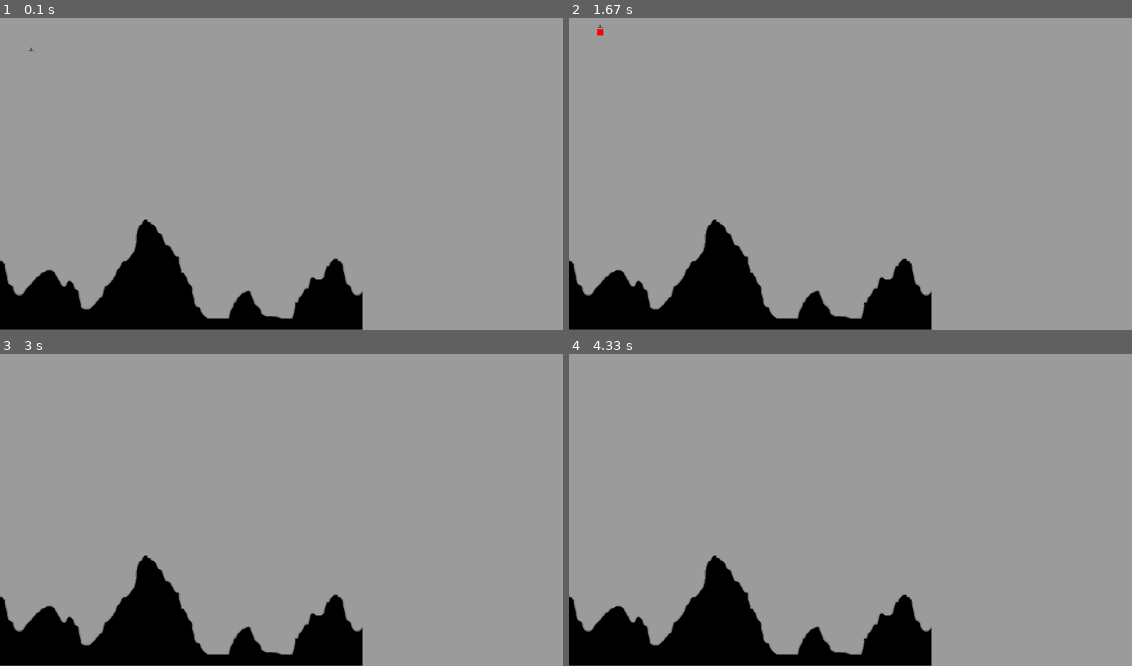
Above: before the commit, frames 1-4 (two rows, left to right).
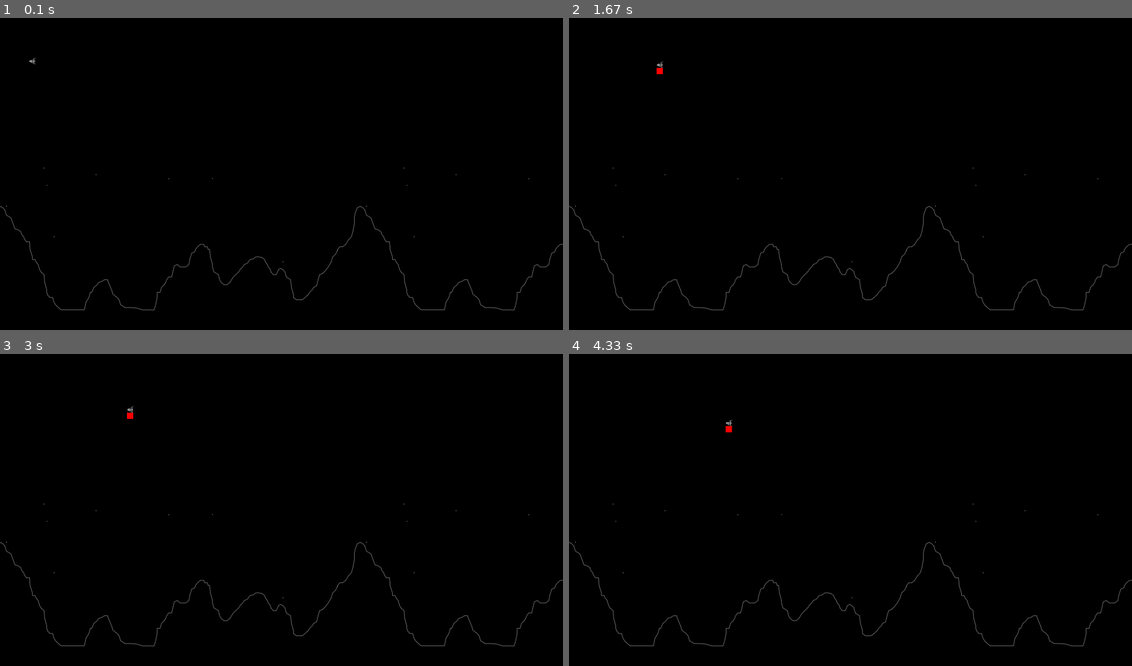
Above: after the commit, the same moments.

Repository: agmui/random_stuff
Game: pygame game, started from LM_game/LM_game.py
Two runs of this game, one before a commit and one after it. Both use one fixed random seed, a clock stepped at 60 frames per second and the inputs below.
Inputs:
- Up to frame 1 (0.1 s): no input
- Up to frame 2 (1.67 s): hold Up 0.33-0.8 s; hold Up 0.83-1.2 s; hold Up 1.23-1.53 s; hold Up from 1.57 s (still down)
- Up to frame 3 (3 s): release Up at 1.93 s; hold Up 1.97-2.27 s; hold Up 2.3-2.67 s; hold Up from 2.7 s (still down)
- Up to frame 4 (4.33 s): release Up at 3 s; hold Up 3.03-3.4 s; hold Up 3.43-3.73 s; hold Up 3.77-4.13 s; hold Up from 4.17 s (still down)

The runs differ from the first frame. In frame 1, 91% of the frame differs, in the area x 0-100%, y 0-100%; in frame 2, 91%; in frame 3, 91%; in frame 4, 91%.

Commit message:
fixed then broke collision

Diff:
--- a/LM_game/LM_game.py
+++ b/LM_game/LM_game.py
@@ -1,5 +1,7 @@
 import math
 import os
+import time
+
 import pygame as py
 
 py.init()
@@ -10,25 +12,24 @@
 fire = False
 t = 1 / 60
 thrust = 20
+grav = 8.8
 
-
-class Player:  # (py.sprite.Sprite):
+class Player:
     def __init__(self, fuel):
-        # py.sprite.Sprite.__init__(self)
-        self.pos = [100, 100]
-        self.angle = 90
-        self.v = [0, 100]  # ts
-        self.acc = [0, 9.81]  # has to be not negative cuz py window
+        self.angle = 180
+        self.v = [130, 0]
+        self.acc = [0, grav]  # has to be not negative cuz py window
+        self.scale = .035
         self.fuel = fuel
         self.image = py.image.load(os.path.join("assets", "LM.png"))
-        self.mask = py.mask.from_surface(self.image)
-        # self.img_player_rect = self.image.get_rect()
-        # self.img_player_rect.topleft = (self.pos[0], self.pos[1])
-        # self.rect = self.image.get_rect(center=(self.pos[0], self.pos[1]))
+        self.scaled_img = py.transform.rotozoom(self.image, self.angle - 90, self.scale)
+        self.mask = py.mask.from_surface(self.image).scale((self.scaled_img.get_width(), self.scaled_img.get_height()))
+        self.pos = [100 - self.scaled_img.get_width() / 2, 150 - self.scaled_img.get_height() / 2]
 
-    def draw(self, fire_, scale=0.035):
-        img = py.transform.rotozoom(self.image, self.angle - 90, scale)
-        GD.blit(img, (self.pos[0] - img.get_width() / 2, self.pos[1] - img.get_height() / 2))
+    def draw(self, fire_):
+        self.scaled_img = py.transform.rotozoom(self.image, self.angle - 90, self.scale)
+        GD.blit(self.scaled_img,
+                (self.pos[0] - self.scaled_img.get_width() / 2, self.pos[1] - self.scaled_img.get_height() / 2))
         if fire_:
             py.draw.rect(GD, (255, 0, 0), py.Rect(self.pos[0] - 10, self.pos[1] + 10, 20, 20))
 
@@ -46,32 +47,34 @@
 
     def rocket(self):
         self.acc[0] = thrust * math.cos(self.angle * (math.pi / 180))
-        self.acc[1] = 9.81 - thrust * math.sin(self.angle * (math.pi / 180))
+        self.acc[1] = grav - thrust * math.sin(self.angle * (math.pi / 180))
 
     def landed(self):
         self.v = [self.v[0] / 2, 0]
         self.acc = [self.acc[0] / 2, 0]
+        level_end()
 
 
-class Level:  # (py.sprite.Sprite):
+class Level:
     def __init__(self):
-        # py.sprite.Sprite.__init__(self)
-        self.scale = 0.7
+        self.scale = 1
         self.image = py.image.load(os.path.join("assets", "stage.png"))
-        self.mask = py.mask.from_surface(self.image)
+        self.scaled_img = py.transform.rotozoom(self.image, 0, self.scale)
+        self.mask = py.mask.from_surface(self.image).scale((self.scaled_img.get_width(), self.scaled_img.get_height()))
         self.pos = 0, GD.get_height() - self.image.get_height() * self.scale
-        # self.img_stage_rect = self.image.get_rect()
-        # self.img_stage_rect.topleft = (0, self.pos[1])
-        # self.rect = self.image.get_rect(topleft=(0, 102))
 
     def draw_stage(self):
-        img = py.transform.rotozoom(self.image, 0, self.scale)
-        GD.blit(img, self.pos)
-        #GD.blit(self.image, self.pos)
+        for i in range(2):
+            GD.blit(self.scaled_img, (self.pos[0] + i * self.image.get_width(), self.pos[1]))
+
+
+def level_end():
+    pass
 
 
 player = Player(100)
 level = Level()
+
 
 def main():
     global crashed, fire
@@ -86,21 +89,13 @@
                 player.tilt(-2)
             if event.key == py.K_UP:
                 fire = True
-                player.pos[1] -= 1  # ts _______________________________________________
-            if event.key == py.K_DOWN:
-                fire = True
-                player.pos[1] += 1
         if event.type == py.KEYUP:
             if event.key == py.K_UP:
-                player.acc = [0, 9.81]
-                fire = False
-            if event.key == py.K_DOWN:
-                player.acc = [0, 9.81]
+                player.acc = [0, grav]
                 fire = False
 
         GD.fill((0, 0, 0))  # draw background
 
-        # if py.sprite.spritecollide(level, group, False, collided=py.sprite.collide_mask):
         offset = int(player.pos[0] - level.pos[0]), int(player.pos[1] - level.pos[1])
         if level.mask.overlap(player.mask, offset) is not None:
             player.landed()
@@ -108,10 +103,12 @@
 
         level.draw_stage()
         player.physics()
+        # player.pos = py.mouse.get_pos()
         player.draw(fire)
         if fire:
             player.rocket()
 
+        #time.sleep(0.5)
         py.display.update()
         clock.tick(60)
     py.quit()
--- a/pygame_exsamples/Pygame_engine.py
+++ b/pygame_exsamples/Pygame_engine.py
@@ -21,6 +21,7 @@
 
 pygame.quit()
 # use dis as example
+# reasearch about python box2d ____________________________________________________<---look here
 # rect function for pos and size
 # imports image in classes
 """
Binary file changed: LM_game/assets/LM.png
Binary file changed: LM_game/assets/stage.png
